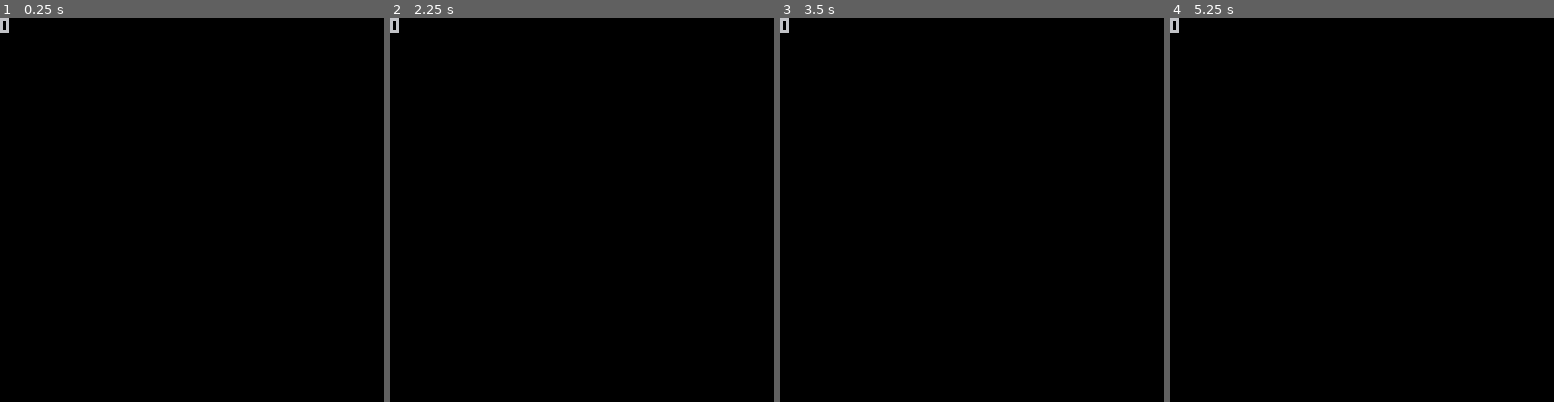
Above: before the commit, frames 1-4 (left to right).
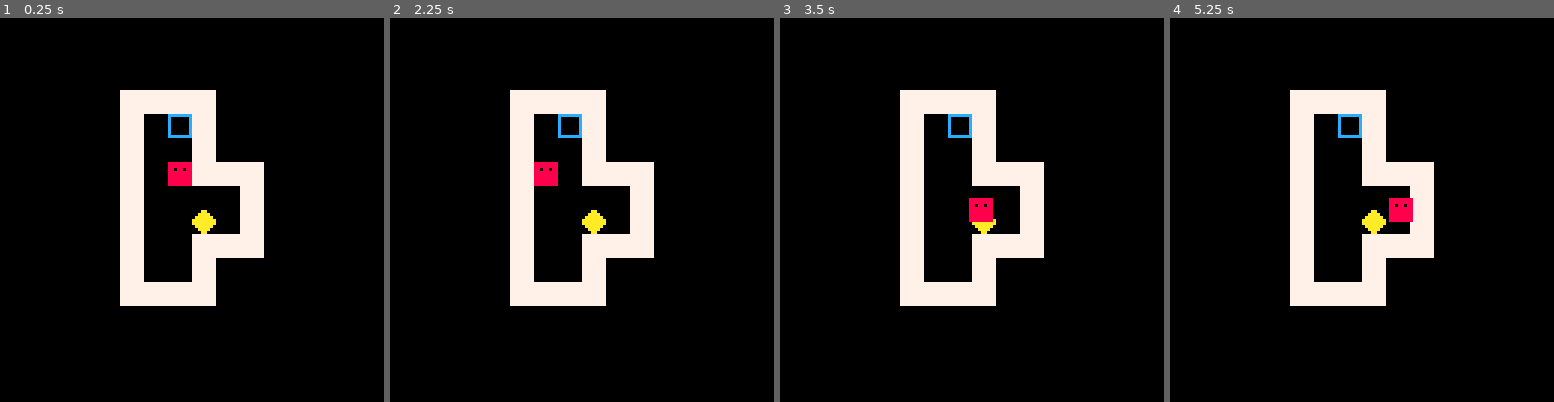
Above: after the commit, the same moments.

Repository: antonio-evaldo/sokoban
Game: PICO-8 cartridge sokoban.p8
Two runs of this game, one before a commit and one after it. Both use one fixed random seed, a clock stepped at 60 frames per second and the inputs below.
Inputs:
- Up to frame 1 (0.25 s): no input
- Up to frame 2 (2.25 s): hold Left from 1.97 s (still down)
- Up to frame 3 (3.5 s): release Left at 2.37 s; hold Down 2.42-2.82 s; hold Right from 2.87 s (still down)
- Up to frame 4 (5.25 s): release Right at 3.53 s; hold Up 3.58-4.08 s; hold Right 4.13-4.53 s; hold Down 4.58-5.08 s; hold Left from 5.13 s (still down)

The runs differ from the first frame. In frame 1, 11% of the frame differs, in the area x 0-69%, y 0-75%; in frame 2, 11%; in frame 3, 11%; in frame 4, 11%.

Commit message:
feat: código inicial

Diff:
--- /dev/null
+++ b/index.lua
@@ -0,0 +1,13 @@
+function _init()
+  make_player()
+end
+
+function _update()
+  move_player()
+end
+
+function _draw()
+  cls()
+  map()
+  draw_player()
+end
--- /dev/null
+++ b/player.lua
@@ -0,0 +1,18 @@
+function make_player()
+  player = {
+    x = 7 * 8,
+    y = 6 * 8,
+    sprite = 16
+  }
+end
+
+function move_player()
+  if (btn(0)) player.x -= 1
+  if (btn(1)) player.x += 1
+  if (btn(2)) player.y -= 1
+  if (btn(3)) player.y += 1
+end
+
+function draw_player()
+  spr(player.sprite, player.x, player.y)
+end
--- a/sokoban.p8
+++ b/sokoban.p8
@@ -2,10 +2,64 @@
 version 43
 __lua__
 function _init()
- cls()
- --map()
- print(mget(5,2))
+
+  make_player()
+
 end
+
+function _update()
+ move_player();
+end
+
+function _draw()
+		cls()
+  map()
+  draw_player()
+end
+-->8
+function make_player()
+	player = {
+		x = 7 * 8,
+		y = 6 * 8,
+		sprite = 16
+	}
+end
+
+function move_player()
+	if (btn(0)) player.x -= 1
+	if (btn(1)) player.x += 1
+	if (btn(2)) player.y -= 1
+	if (btn(3)) player.y += 1
+end
+
+function draw_player()
+	spr(player.sprite, player.x, player.y)
+end
+…(25 lines of a section not shown)…
 
 
 
@@ -20,11 +74,11 @@
 0000000000000000000000000000000000000000000000000000000000000000000000000000000000000000000000000000000000000000000000000000000000000000000000000000000000000000000000000000000000000000000000000000000000000000000000000000000000000000000000000000000000000000
 0000000000000000000000000000000000000000000000000000000000000000000000000000000000000000000000000000000000000000000000000000000000000000000000000000000000000000000000000000000000000000000000000000000000000000000000000000000000000000000000000000000000000000
 0000000000010101010000000000000000000000000000000000000000000000000000000000000000000000000000000000000000000000000000000000000000000000000000000000000000000000000000000000000000000000000000000000000000000000000000000000000000000000000000000000000000000000
-0000000000010000010000000000000000000000000000000000000000000000000000000000000000000000000000000000000000000000000000000000000000000000000000000000000000000000000000000000000000000000000000000000000000000000000000000000000000000000000000000000000000000000
+0000000000010003010000000000000000000000000000000000000000000000000000000000000000000000000000000000000000000000000000000000000000000000000000000000000000000000000000000000000000000000000000000000000000000000000000000000000000000000000000000000000000000000
 0000000000010000010000000000000000000000000000000000000000000000000000000000000000000000000000000000000000000000000000000000000000000000000000000000000000000000000000000000000000000000000000000000000000000000000000000000000000000000000000000000000000000000
 0000000000010000010101000000000000000000000000000000000000000000000000000000000000000000000000000000000000000000000000000000000000000000000000000000000000000000000000000000000000000000000000000000000000000000000000000000000000000000000000000000000000000000
 0000000000010000000001000000000000000000000000000000000000000000000000000000000000000000000000000000000000000000000000000000000000000000000000000000000000000000000000000000000000000000000000000000000000000000000000000000000000000000000000000000000000000000
-0000000000010000000001000000000000000000000000000000000000000000000000000000000000000000000000000000000000000000000000000000000000000000000000000000000000000000000000000000000000000000000000000000000000000000000000000000000000000000000000000000000000000000
+0000000000010000020001000000000000000000000000000000000000000000000000000000000000000000000000000000000000000000000000000000000000000000000000000000000000000000000000000000000000000000000000000000000000000000000000000000000000000000000000000000000000000000
 0000000000010000010101000000000000000000000000000000000000000000000000000000000000000000000000000000000000000000000000000000000000000000000000000000000000000000000000000000000000000000000000000000000000000000000000000000000000000000000000000000000000000000
 0000000000010000010000000000000000000000000000000000000000000000000000000000000000000000000000000000000000000000000000000000000000000000000000000000000000000000000000000000000000000000000000000000000000000000000000000000000000000000000000000000000000000000
 0000000000010101010000000000000000000000000000000000000000000000000000000000000000000000000000000000000000000000000000000000000000000000000000000000000000000000000000000000000000000000000000000000000000000000000000000000000000000000000000000000000000000000
Not shown, changed: 32 lines of the sprite sheet (__gfx__) section of sokoban.p8
